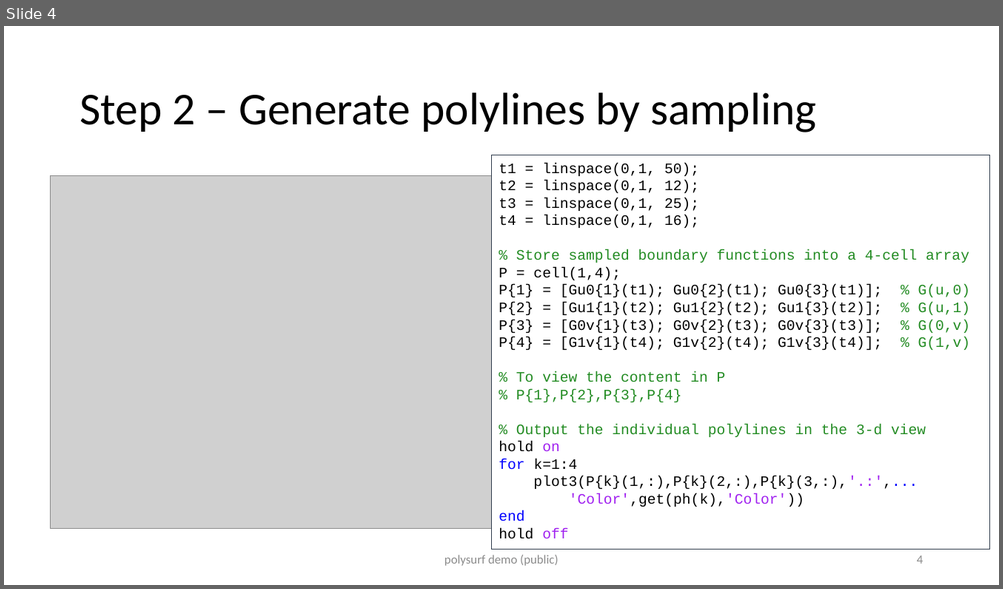
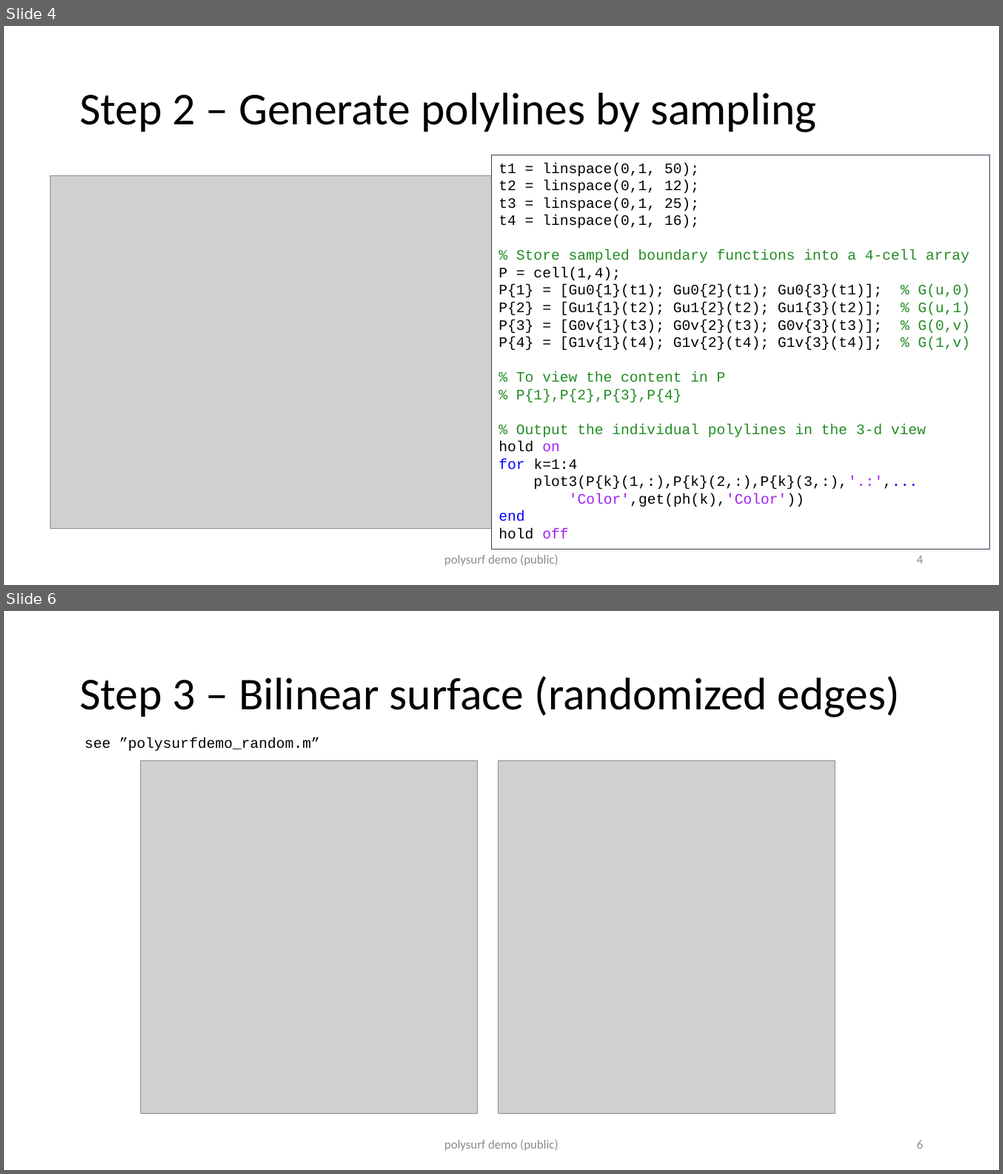
Before and after one commit to jarirepo/polysurf, a slide deck: polysurf_steps.pptx. Shown one above the other, each under a label of ours: slide 4 before the commit, slides 4 and 6 after it; the slides between them are not shown. The pictures are 1003x589 and 1003x1174 pixels, drawn with LibreOffice and Linux fonts; fonts in the diff are those of the drawing; grey boxes stand for pictures. Boxes give left, top, right and bottom in pixels: in the first picture for what was removed or moved away, otherwise in the second. Text is boxed around its words. In the diff, an @@ line names an element or a change of style, - is before the commit and + after.

Commit message:
polysurf update
This update also contains a MEX-implementation of polysurf named
"cpolysurf.mexw64"

```diff
--- a/polysurf_steps.pptx
+++ b/polysurf_steps.pptx
@@ slide 6 added at box(4, 611, 999, 1170), background #FFFFFF @@
@@ title added at box(79, 676, 899, 718), 44 pt, text #000000 @@
+Step 3 – Bilinear surface (randomized edges)
@@ text added at box(85, 738, 320, 751), 14 pt, text #000000 @@
+see ”polysurfdemo_random.m”
@@ picture added at box(141, 761, 478, 1114) @@
@@ picture added at box(498, 761, 835, 1114) @@
@@ text added at box(444, 1140, 558, 1151), 12 pt, text #8C8C8C @@
+polysurf demo (public)
@@ page number added at box(916, 1141, 922, 1149), 12 pt, text #8C8C8C @@
+6
```
Also in this commit, not shown: 1 slide changed, 11 other files.
